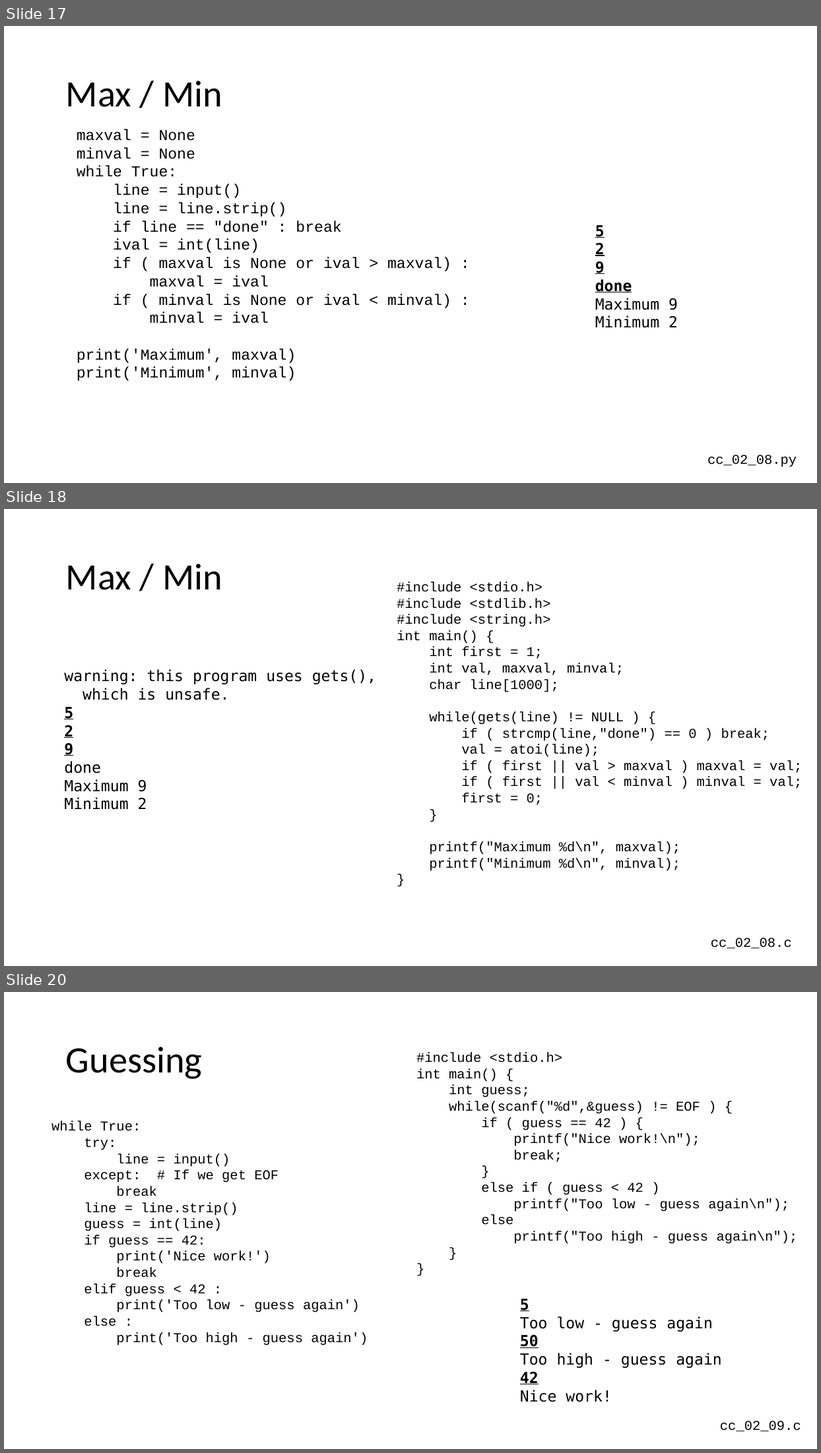
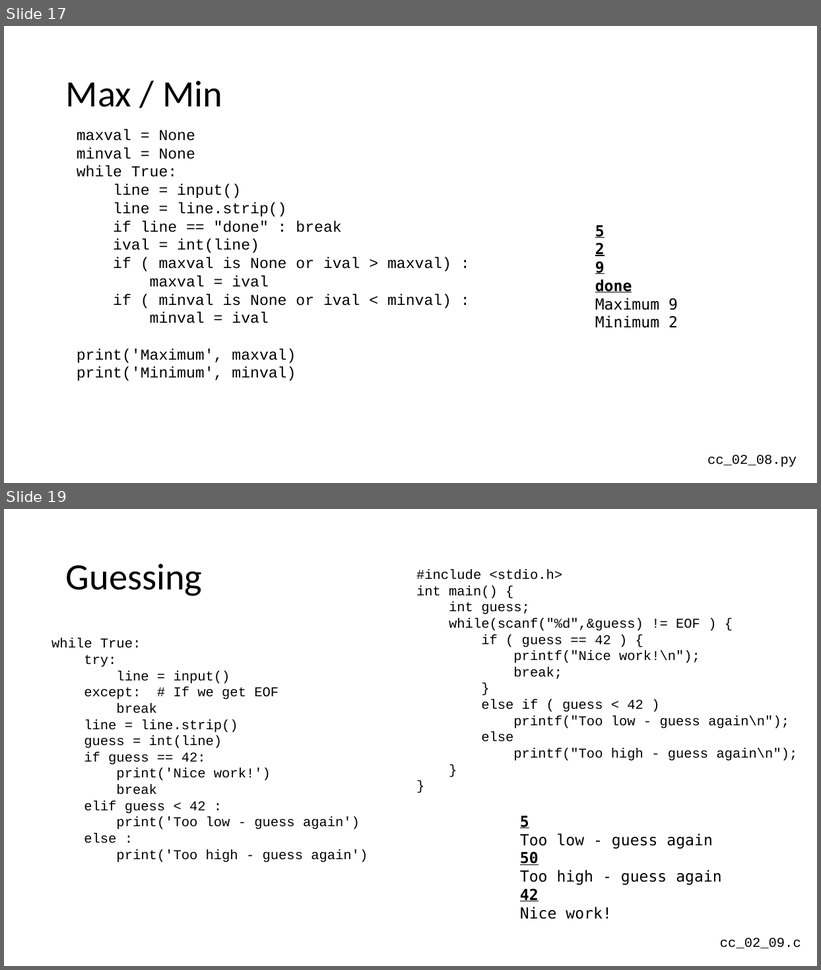
Before and after one commit to csev/cc4e, a slide deck: lectures/CC-02-Python.pptx. Shown one above the other, each under a label of ours: slides 17, 18 and 20 before the commit, slides 17 and 19 after it; the slides between them are not shown. The pictures are 821x1453 and 821x970 pixels, drawn with LibreOffice and Linux fonts; fonts in the diff are those of the drawing. Boxes give left, top, right and bottom in pixels: in the first picture for what was removed or moved away, otherwise in the second. Text is boxed around its words. In the diff, an @@ line names an element or a change of style, - is before the commit and + after.

```diff
--- a/lectures/CC-02-Python.pptx
+++ b/lectures/CC-02-Python.pptx
@@ slide 18 removed at box(4, 509, 817, 966), background #FFFFFF @@
@@ title removed at box(66, 564, 222, 590) @@
-Max / Min
@@ text removed at box(397, 582, 802, 871) @@
-#include <stdio.h>
-#include <stdlib.h>
-#include <string.h>
-int main() {
-int first = 1;
-int val, maxval, minval;
-char line[1000];
-while(gets(line) != NULL ) {
-if ( strcmp(line,"done") == 0 ) break;
-val = atoi(line);
-if ( first || val > maxval ) maxval = val;
-if ( first || val < minval ) minval = val;
-first = 0;
-}
-printf("Maximum %d\n", maxval);
-printf("Minimum %d\n", minval);
-}
@@ text removed at box(64, 669, 376, 810) @@
-warning: this program uses gets(),
-which is unsafe.
-5
-2
-9
-done
-Maximum 9
-Minimum 2
@@ text removed at box(711, 938, 792, 949) @@
-cc_02_08.c
@@ what was slide 20 is now slide 19 @@
```
Also in this commit, not shown: 2 slides changed, 4 other slides removed, 5 other files.
